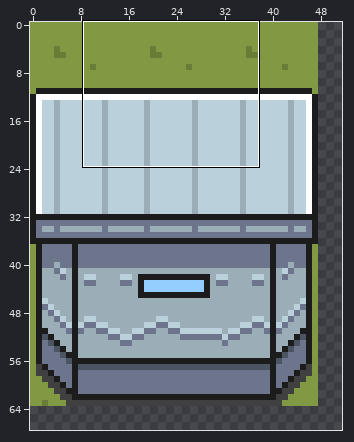
Two states of a pixel-art file, porytiles/islandgame_lumine_sierra_path/tileset.aseprite. The picture above shows the old version from afar; the outline marks the close-up.
Close-up. First the earlier version:
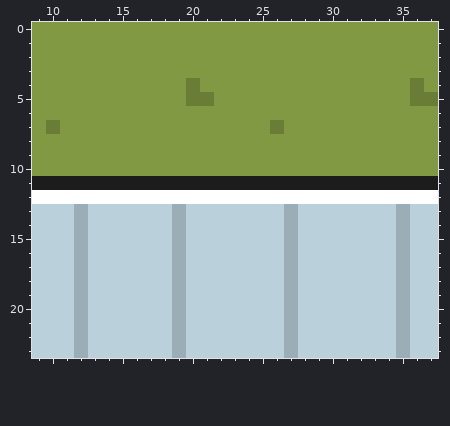
128x144 pixels, 1 frame. Shown: x 9..37, y 0..23. The wide view leaves out empty margins.
And afterwards:
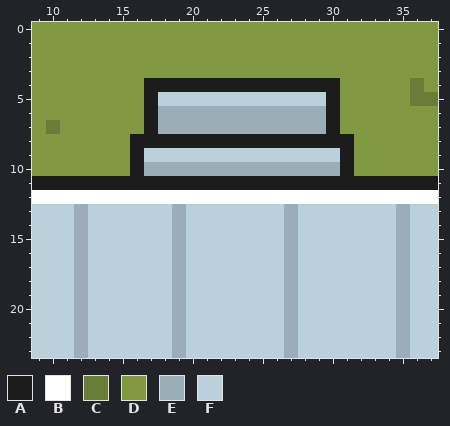
Palette (. is transparent): A #1c1c1c  B #ffffff  C #6a7d37  D #819943  E #9badb7  F #bad0db
The exact change:
Layer "top":
y 4: x 17..30 DDDCDDDDDDDDDD -> AAAAAAAAAAAAAA
y 5: x 17..30 DDDCCDDDDDDDDD -> AFFFFFFFFFFFFA
y 6: x 17..30 DDDDDDDDDDDDDD -> AEEEEEEEEEEEEA
y 7: x 17..30 DDDDDDDDDCDDDD -> AEEEEEEEEEEEEA
y 8: x 16..31 DDDDDDDDDDDDDDDD -> AAAAAAAAAAAAAAAA
y 9: x 16..31 DDDDDDDDDDDDDDDD -> AFFFFFFFFFFFFFFA
y 10: x 16..31 DDDDDDDDDDDDDDDD -> AEEEEEEEEEEEEEEA
